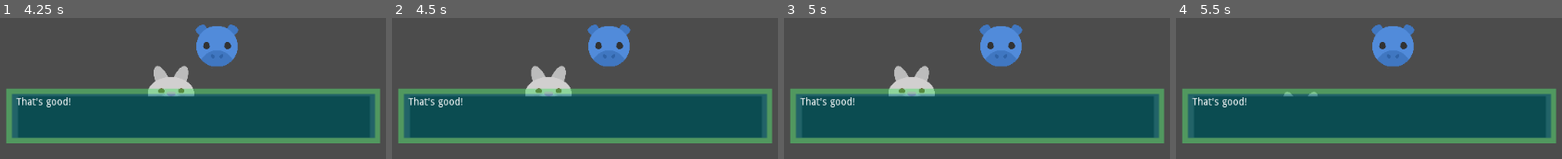
Above: before the commit, frames 1-4 (left to right).
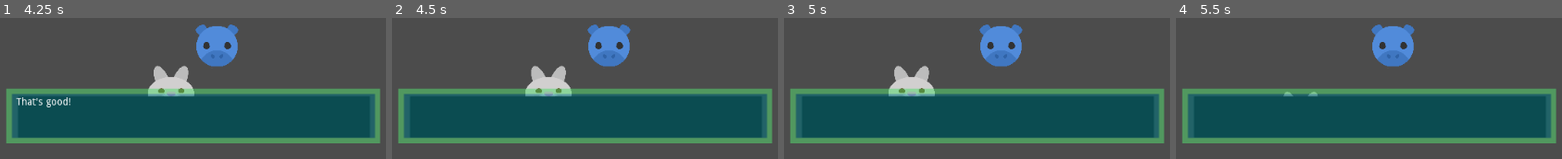
Above: after the commit, the same moments.

Repository: ryugold777/Godot_Interaction_With_Demo
Game: Godot game, scene res://Interacao.tscn
The game is run twice, just before and just after one commit, with the same random seed, the same clock (stepped at 60 frames per second) and the same inputs.
Inputs:
- Up to frame 1 (4.25 s): tap Enter (ui_accept) at 0.5, 0.6, 0.77, 1.07, 1.35, 1.52, 1.82, 2.1, 2.85, 3.02, 3.32, 3.5, 3.6, 3.77, 4.07 s; hold Right (ui_right) 0.53-1.28 s; hold Down (ui_down) 1.28-2.03 s; hold Right (ui_right) 2.03-2.78 s; hold Up (ui_up) 2.78-3.53 s; hold Left (ui_left) from 3.53 s (still down)
- Up to frame 2 (4.5 s): keep holding Left (ui_left); tap Enter (ui_accept) at 4.35 s
- Up to frame 3 (5 s): keep holding Left (ui_left); tap Enter (ui_accept) at 4.52, 4.82 s
- Up to frame 4 (5.5 s): release Left (ui_left) at 5.03 s; hold Down (ui_down) from 5.03 s (still down); tap Enter (ui_accept) at 5.1 s

Frame 1 is identical in both runs. In frame 2, 0.4% of the frame differs, in the area x 4-19%, y 56-64%; in frame 3, 0.4%; in frame 4, 0.4%.

Commit message:
Update area_char_2.gd

Diff:
--- a/area_char_2.gd
+++ b/area_char_2.gd
@@ -35,7 +35,7 @@
 func hide_message():
 	exibir_caixa_mensagem.visible = false
 	texto_mensagem.hide()
-	texto_mensagem.visible_characters = -1
+	texto_mensagem.visible_characters = 0
 
 # Função interagir com objetos e NPC's
 func interacao():
